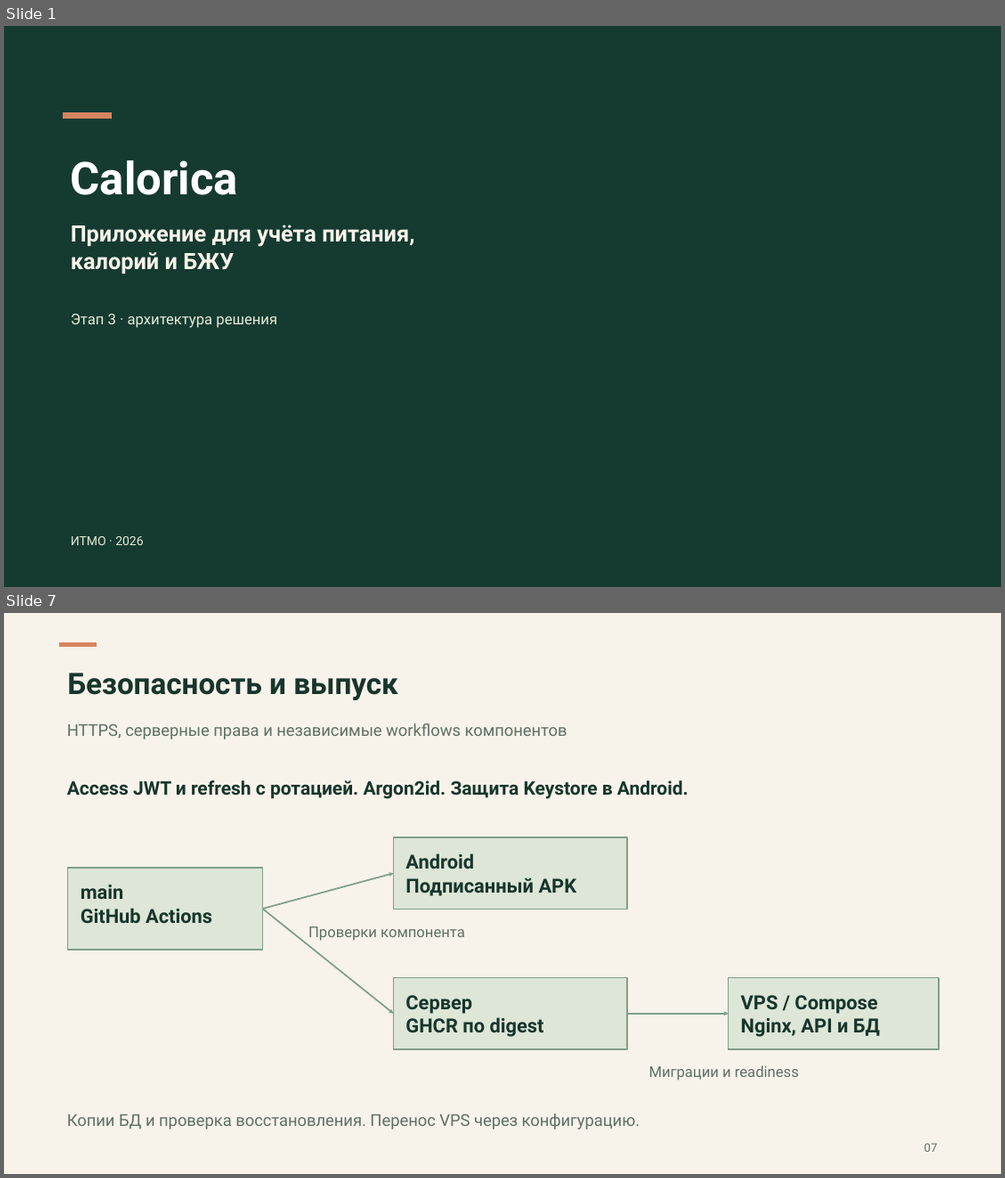
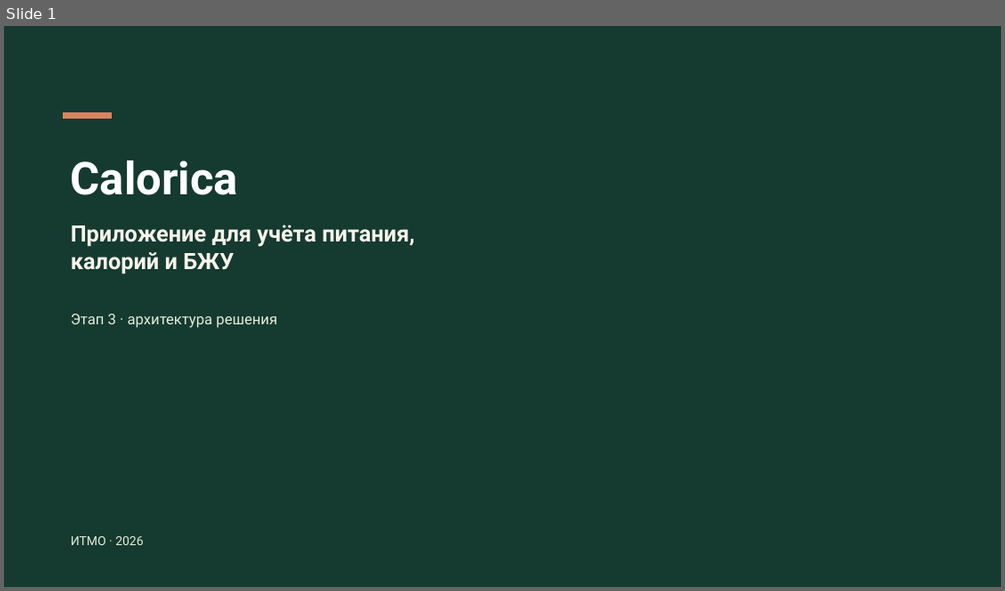
Before and after one commit to rurkk/Calorica, a slide deck: docs/semester-mvp/stage-3/Calorica-stage-3.pptx. Shown one above the other, each under a label of ours: slides 1 and 7 before the commit, slide 1 after it; the slides between them are not shown. The pictures are 1005x1178 and 1005x591 pixels, drawn with LibreOffice and Linux fonts; fonts in the diff are those of the drawing; background and template pictures are left out. Boxes give left, top, right and bottom in pixels: in the first picture for what was removed or moved away, otherwise in the second. Text is boxed around its words. In the diff, an @@ line names an element or a change of style, - is before the commit and + after.

```diff
--- a/docs/semester-mvp/stage-3/Calorica-stage-3.pptx
+++ b/docs/semester-mvp/stage-3/Calorica-stage-3.pptx
@@ slide 7 removed at (4,613,1001,1174), background #F7F3EA @@
@@ rectangle removed at (60,643,96,647) @@
@@ text removed at (67,673,398,700) @@
-Безопасность и выпуск
@@ text removed at (67,723,567,739) @@
-HTTPS, серверные права и независимые workflows компонентов
@@ text removed at (67,780,688,799) @@
-Access JWT и refresh с ротацией. Argon2id. Защита Keystore в Android.
@@ rectangle removed at (394,837,627,909) @@
-Android
-Подписанный APK
@@ rectangle removed at (67,868,262,949) @@
-main
-GitHub Actions
@@ arrow removed from (263, 908) to (394, 873) @@
@@ arrow removed from (263, 908) to (394, 1013) @@
@@ text removed at (308,926,465,941) @@
-Проверки компонента
@@ rectangle removed at (394,978,627,1050) @@
-Сервер
-GHCR по digest
@@ rectangle removed at (728,978,938,1050) @@
-VPS / Compose
-Nginx, API и БД
@@ arrow removed from (627, 1013) to (728, 1013) @@
@@ text removed at (649,1065,799,1080) @@
-Миграции и readiness
@@ text removed at (67,1113,639,1129) @@
-Копии БД и проверка восстановления. Перенос VPS через конфигурацию.
@@ text removed at (924,1143,938,1151) @@
-07
```
Also in this commit, not shown: 8 slides added, 6 other slides removed, 33 other files.
